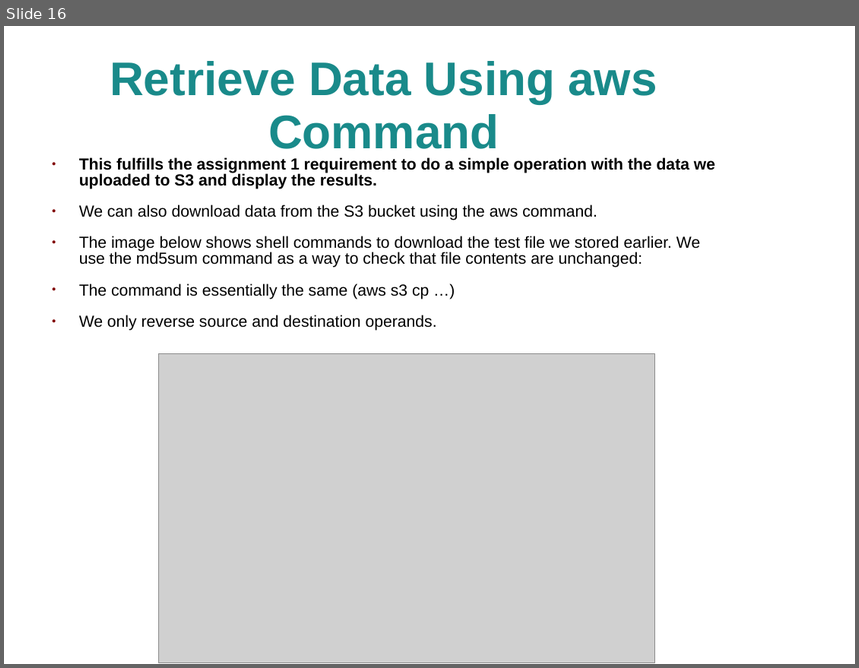
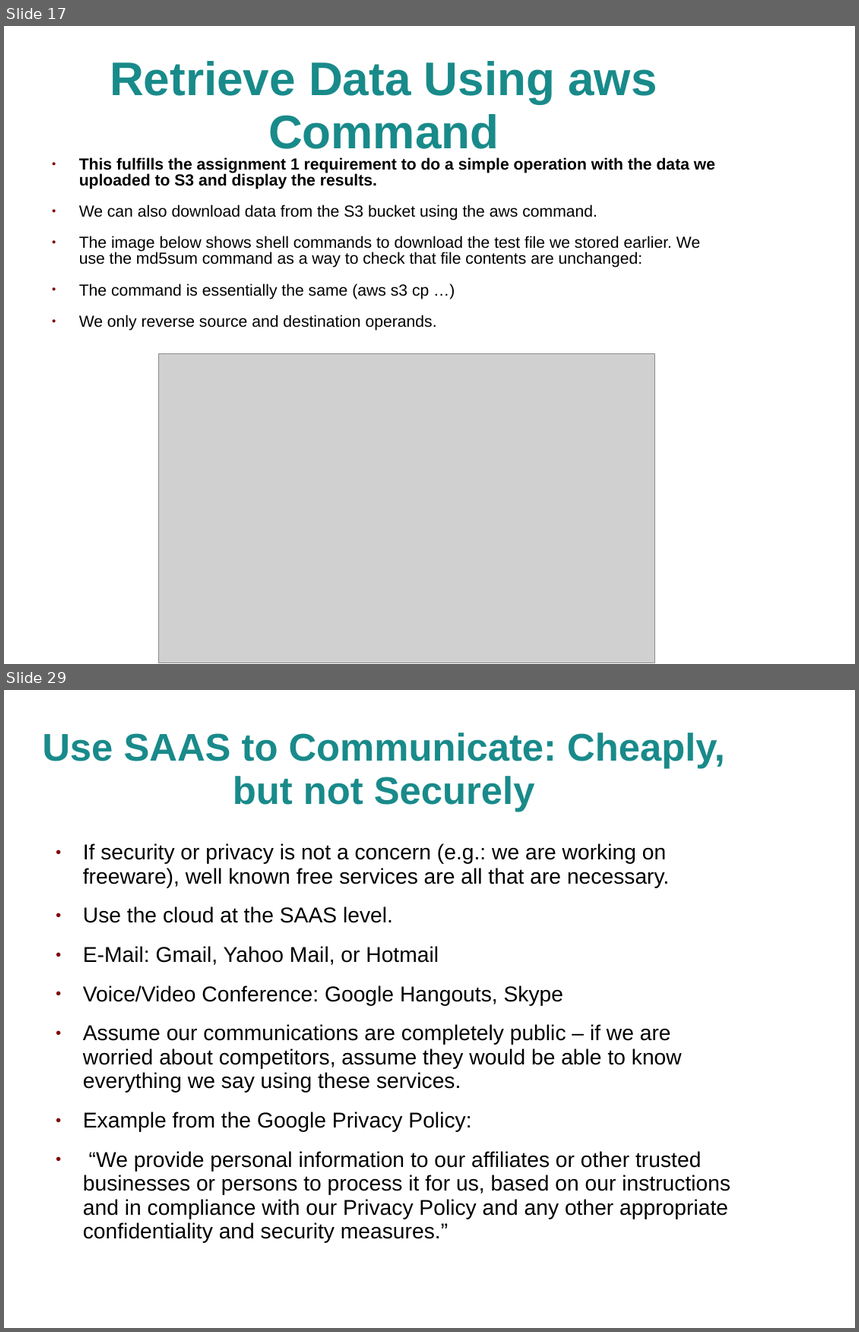
Before and after one commit to jhancock1975/cloud, a slide deck: assignment-1/assignment-1.ppt. Shown one above the other, each under a label of ours: slide 16 before the commit, slides 17 and 29 after it; the slides between them are not shown. The pictures are 859x668 and 859x1332 pixels, drawn with LibreOffice and Linux fonts; fonts in the diff are those of the drawing; grey boxes stand for pictures; background and template pictures are left out. Boxes give left, top, right and bottom in pixels: in the first picture for what was removed or moved away, otherwise in the second. Text is boxed around its words. In the diff, an @@ line names an element or a change of style, - is before the commit and + after.

```diff
--- a/assignment-1/assignment-1.ppt
+++ b/assignment-1/assignment-1.ppt
@@ slide 29 added at [4, 690, 855, 1328], background picture (left out) @@
@@ title added at [42, 733, 725, 812], 36 pt, text #198A8A, bold @@
+Use SAAS to Communicate: Cheaply, but not Securely
@@ text added at [83, 844, 731, 1243], 20 pt, text #000000 @@
+● If security or privacy is not a concern (e.g.: we are working on freeware), well known free services are all that are necessary.
+● Use the cloud at the SAAS level.
+● E-Mail: Gmail, Yahoo Mail, or Hotmail
+● Voice/Video Conference: Google Hangouts, Skype
+● Assume our communications are completely public – if we are worried about competitors, assume they would be able to know everything we say using these services.
+● Example from the Google Privacy Policy:
+● “We provide personal information to our affiliates or other trusted businesses or persons to process it for us, based on our instructions and in compliance with our Privacy Policy and any other appropriate confidentiality and security measures.”
@@ what was slide 16 is now slide 17 @@
```
Also in this commit, not shown: 2 slides changed, 15 other slides added, 1 slide removed, 4 other files.
